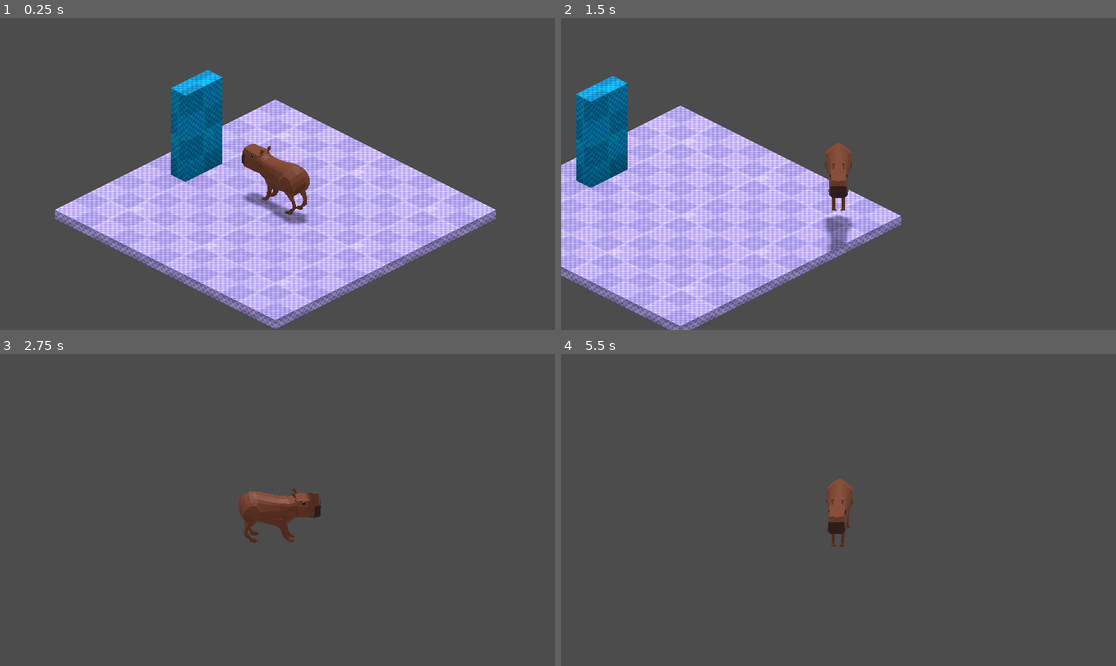
Above: before the commit, frames 1-4 (two rows, left to right).
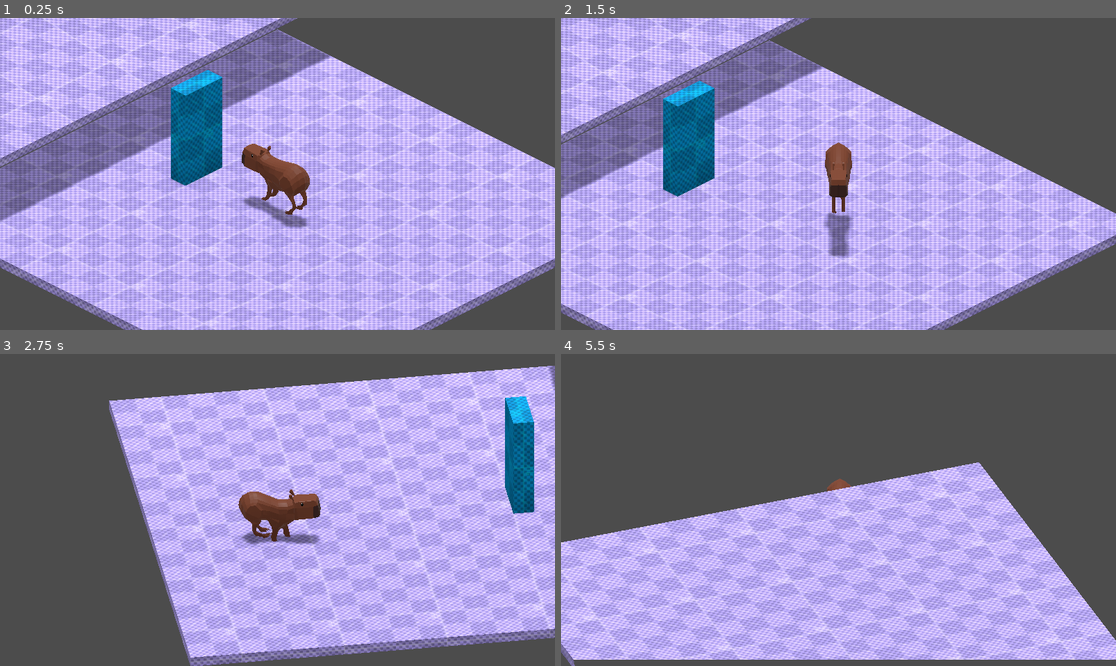
Above: after the commit, the same moments.

Repository: Fanny-Pack-Studios/Untitled-Carpincho-Game
Game: Godot game, scene res://Main.tscn
The game is run twice, just before and just after one commit, with the same random seed, the same clock (stepped at 60 frames per second) and the same inputs.
Inputs:
- Up to frame 1 (0.25 s): no input
- Up to frame 2 (1.5 s): hold D (right) 0.53-1.28 s; hold Shift (walking, bound only after the commit) 0.53-1.28 s; tap Space (jump) at 0.77 s; hold S (down) from 1.28 s (still down); tap Shift (walking, bound only after the commit) at 1.35 s
- Up to frame 3 (2.75 s): tap Space (jump) at 1.52 s; release S (down) at 2.03 s; hold D (right) from 2.03 s (still down); hold Q from 2.03 s (still down); tap Shift (walking, bound only after the commit) at 2.3 s
- Up to frame 4 (5.5 s): release D (right) at 2.78 s; release Q at 2.78 s; hold W (up) 2.78-3.53 s; tap E at 2.85 s; tap Space (jump) at 3.02, 3.77, 4.52 s; tap Shift (walking, bound only after the commit) at 3.05, 4.35, 5.3 s; hold Shift (walking, bound only after the commit) 3.53-4.28 s; hold A (left) 3.53-5.03 s; hold S (down) from 5.03 s (still down); hold Q from 5.03 s (still down)

The runs differ from the first frame. In frame 1, 68% of the frame differs, in the area x 0-100%, y 0-100%; in frame 2, 64%; in frame 3, 63%; in frame 4, 47%.

Commit message:
Rotación suave + animaciones

Diff:
--- a/godot-project/Main.tscn
+++ b/godot-project/Main.tscn
@@ -43,7 +43,7 @@
 transform = Transform( 1, 0, 0, 0, 1, 0, 0, 0, 1, 0, 0.757617, 0 )
 script = ExtResource( 1 )
 
-[node name="Capybara" parent="Capybara" instance=ExtResource( 3 )]
+[node name="CapybaraModel" parent="Capybara" instance=ExtResource( 3 )]
 transform = Transform( -0.31, 0, -2.71011e-08, 0, 0.31, 0, 2.71011e-08, 0, -0.31, 0, -0.252658, -0.192258 )
 
 [node name="CollisionShape" type="CollisionShape" parent="Capybara"]
@@ -51,11 +51,18 @@
 shape = SubResource( 3 )
 
 [node name="Floor" type="CSGBox" parent="."]
-transform = Transform( 1, 0, 0, 0, 1, 0, 0, 0, 1, -0.0174356, 0.0423583, -0.00821984 )
 use_collision = true
-width = 3.0
+width = 5.0
 height = 0.1
-depth = 3.0
+depth = 5.0
+material = ExtResource( 2 )
+
+[node name="Floor2" type="CSGBox" parent="."]
+transform = Transform( 1, 0, 0, 0, 0.993399, -0.114712, 0, 0.114712, 0.993399, 0, 0.986447, -4.26106 )
+use_collision = true
+width = 5.0
+height = 0.1
+depth = 5.0
 material = ExtResource( 2 )
 
 [node name="DirectionalLight" type="DirectionalLight" parent="."]
--- a/godot-project/assets/character/Capybara.gd
+++ b/godot-project/assets/character/Capybara.gd
@@ -3,7 +3,10 @@
 var velocity = Vector3.ZERO
 var gravity = 10
 
-export var speed: int = 2
+export(float) var running_speed: float = 2.6
+export(float) var walking_speed: float = 0.8
+
+var walking: bool = false
 
 export(NodePath) var camera_path: NodePath = @"../CameraPivot/Camera"
 
@@ -11,24 +14,52 @@
 
 var input_direction_3d: Vector3 = Vector3()
 
+export(float) var turn_speed: float = 5 * PI
+
+onready var animation_player = $CapybaraModel/AnimationPlayer
+
 func _physics_process(delta):
-
 	velocity.y -= gravity * delta
 
 	if is_on_floor() && Input.is_action_just_pressed("jump"):
 		velocity.y = 4
 
 	if input_direction_3d != Vector3.ZERO:
-		transform.basis = Basis(input_direction_3d.rotated(Vector3.UP, -PI/2), Vector3.UP, -input_direction_3d)
+		animation_player.play("Walking" if walking else "Running")
 
-		var forward_velocity = speed * -global_transform.basis.z
+		var target_quat = Quat(Basis(input_direction_3d.rotated(Vector3.UP, -PI/2), Vector3.UP, -input_direction_3d))
+		var current_quat = Quat(transform.basis)
+
+		var angleDiff = target_quat.angle_to(current_quat)
+
+		var max_delta_rotation = turn_speed * delta
+
+		if(max_delta_rotation >= angleDiff):
+			current_quat = target_quat
+		else:
+			var weight = max_delta_rotation / angleDiff
+			print(weight)
+
+			current_quat = current_quat.slerp(target_quat, weight)
+
+		var scale = transform.basis.get_scale()
+
+		transform.basis = Basis(current_quat).scaled(scale)
+
+		#transform.basis = Basis(current_front_vector.rotated(Vector3.UP, -PI/2), Vector3.UP, -current_front_vector)
+
+		var forward_velocity = get_speed() * -global_transform.basis.z
 		velocity.x = forward_velocity.x
 		velocity.z = forward_velocity.z
 	else:
+		animation_player.play("Idle Pose")
 		velocity.x = 0
 		velocity.z = 0
 
-	velocity = move_and_slide(velocity, Vector3.UP)
+	velocity = move_and_slide(velocity, Vector3.UP, true)
+
+func get_speed():
+	return walking_speed if walking else running_speed
 
 func _process(delta):
 	var input_direction = Input.get_vector("left", "right", "up", "down")
@@ -41,6 +72,11 @@
 	else:
 		input_direction_3d = Vector3.ZERO
 
+	walking = Input.is_action_pressed("walking")
+
+
+func _ready():
+	animation_player.playback_default_blend_time = 0.15
 
 func get_camera_forward() -> Vector3:
 	var zbasis = camera.global_transform.basis.z
--- a/godot-project/project.godot
+++ b/godot-project/project.godot
@@ -59,6 +59,11 @@
 "events": [ Object(InputEventKey,"resource_local_to_scene":false,"resource_name":"","device":0,"alt":false,"shift":true,"control":true,"meta":false,"command":true,"pressed":false,"scancode":68,"physical_scancode":0,"unicode":0,"echo":false,"script":null)
  ]
 }
+walking={
+"deadzone": 0.5,
+"events": [ Object(InputEventKey,"resource_local_to_scene":false,"resource_name":"","device":0,"alt":false,"shift":false,"control":false,"meta":false,"command":false,"pressed":false,"scancode":0,"physical_scancode":16777237,"unicode":0,"echo":false,"script":null)
+ ]
+}
 
 [physics]
 
